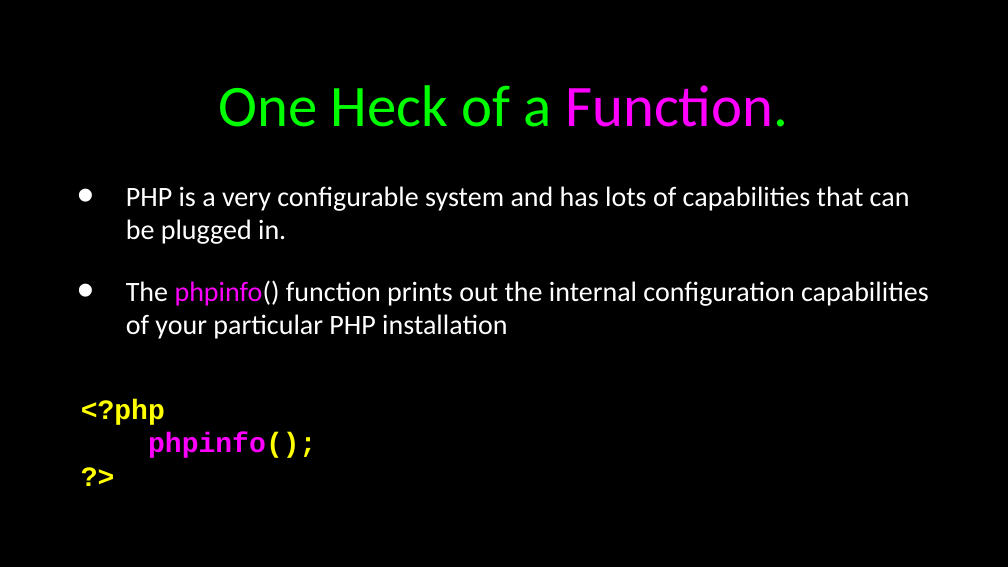
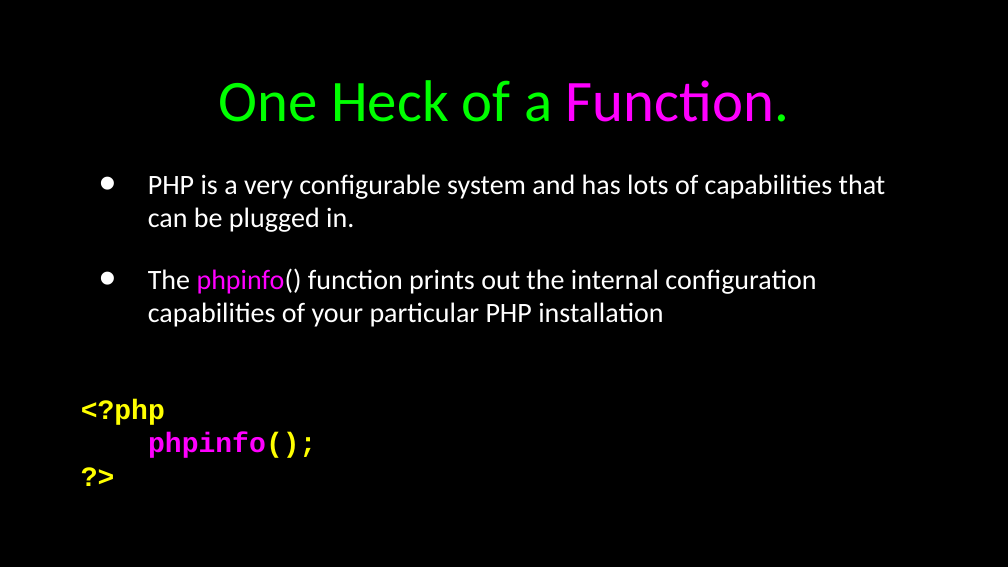
Before and after one commit to csev/wa4e, a slide deck: slide 21 of lectures/PHP-04-Functions.ppt (slide 7 before the commit). Drawn at 1008x567 pixels with LibreOffice and Linux fonts; fonts in the diff are those of the drawing. Boxes give left, top, right and bottom in pixels: in the first picture for what was removed or moved away, otherwise in the second. Text is boxed around its words. In the diff, an @@ line names an element or a change of style, - is before the commit and + after.

```diff
--- a/lectures/PHP-04-Functions.ppt
+++ b/lectures/PHP-04-Functions.ppt
@@ title "One Heck of a Function.": place and size @@
-title "One Heck of a Function." at [219,85,788,127]
+title "One Heck of a Function." at [219,80,789,122]
@@ text "PHP is a very configurable ...": place and size @@
-text "PHP is a very configurable ..." at [126,186,929,339]
+text "PHP is a very configurable ..." at [148,174,886,327]
@@ text "PHP is a very configurable ..." at [148,174,886,327]: vertical alignment middle to top @@
```
Also in this commit, not shown: 23 other slides changed, 1 slide added, 1 slide removed, 7 other files.
